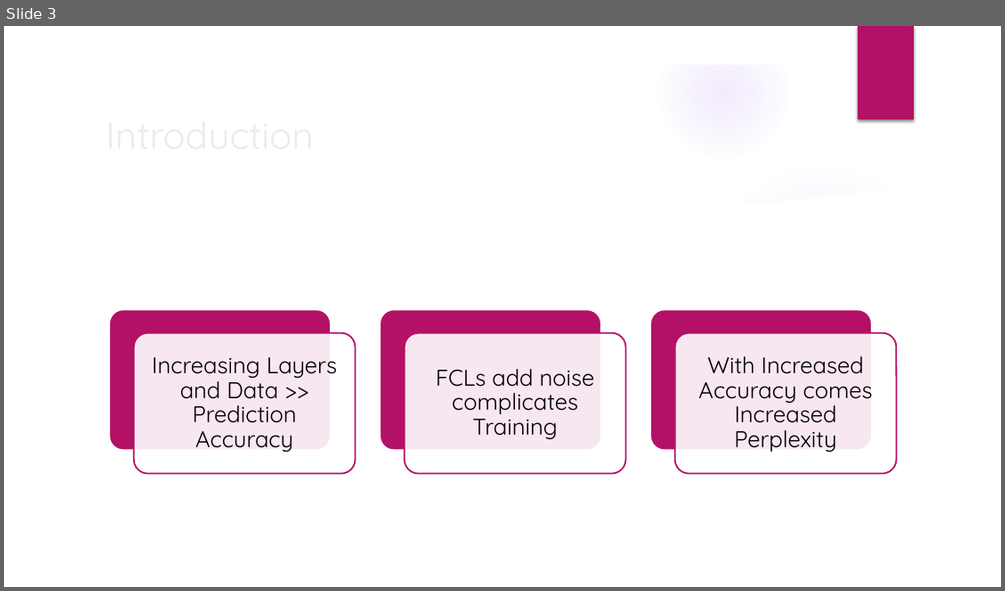
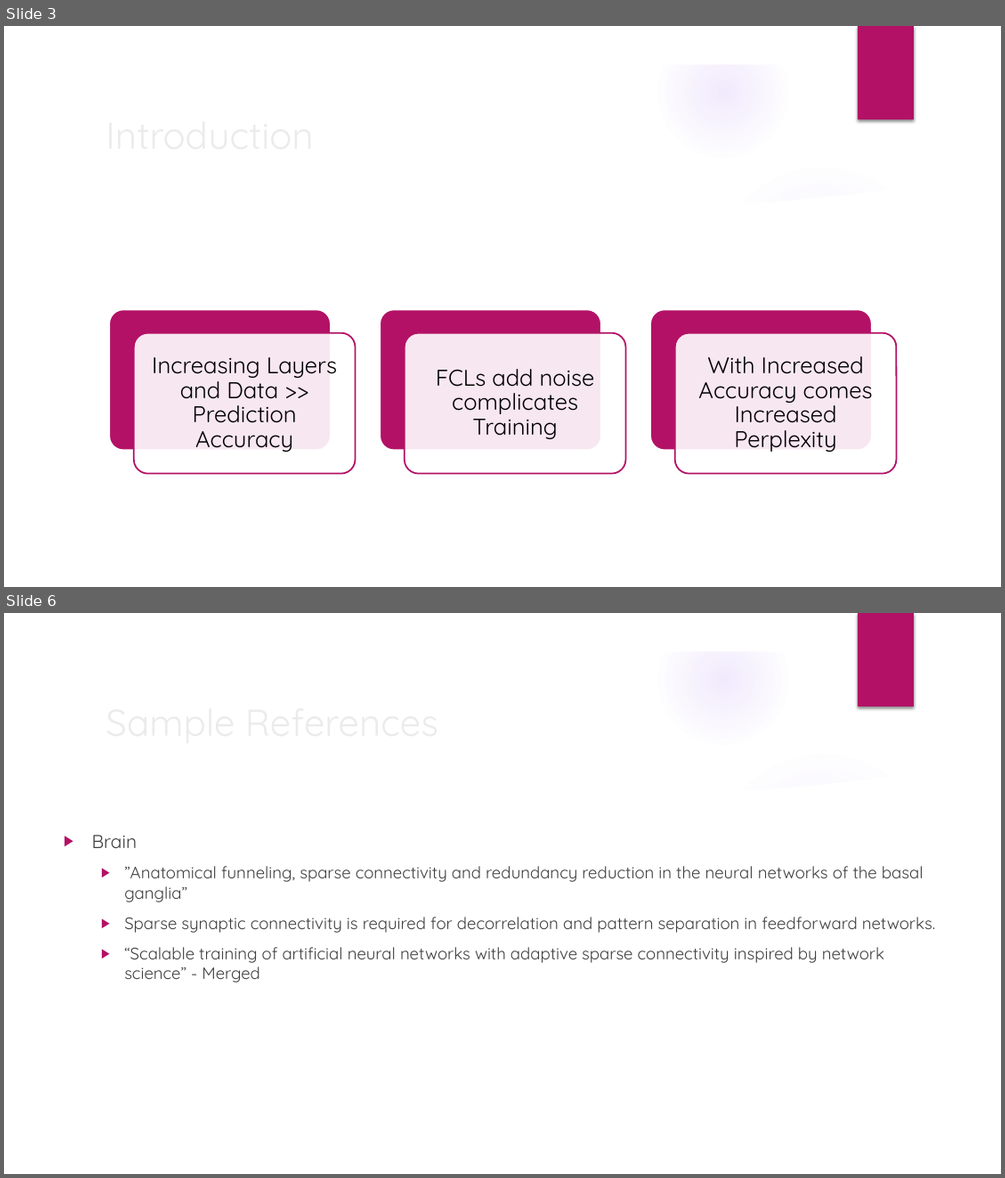
Before and after one commit to realdanielbyrne/tsneGatedMoE, a slide deck: PT-SNE Gated Mixture of Sparse Experts (PT-MoE).pptx. Shown one above the other, each under a label of ours: slide 3 before the commit, slides 3 and 6 after it; the slides between them are not shown. The pictures are 1005x591 and 1005x1178 pixels, drawn with LibreOffice and Linux fonts; fonts in the diff are those of the drawing; background and template pictures are left out. Boxes give left, top, right and bottom in pixels: in the first picture for what was removed or moved away, otherwise in the second. Text is boxed around its words. In the diff, an @@ line names an element or a change of style, - is before the commit and + after.

```diff
--- a/PT-SNE Gated Mixture of Sparse Experts (PT-MoE).pptx
+++ b/PT-SNE Gated Mixture of Sparse Experts (PT-MoE).pptx
@@ slide 6 added at [4,613,1001,1174], background picture (left out); not listed: 9 template elements that a slide beside it also shows @@
@@ title added at [98,692,815,750], 36 pt, text #EBEBEB @@
+Sample References
@@ text added at [92,835,935,982], 16 pt, text #404040 @@
+▶ Brain
+  ▶ ”Anatomical funneling, sparse connectivity and redundancy reduction in the neural networks of the basal ganglia”
+  ▶ Sparse synaptic connectivity is required for decorrelation and pattern separation in feedforward networks.
+  ▶ “Scalable training of artificial neural networks with adaptive sparse connectivity inspired by network science” - Merged
```
Also in this commit, not shown: 5 slides changed, 6 other slides added, 1 slide removed.
